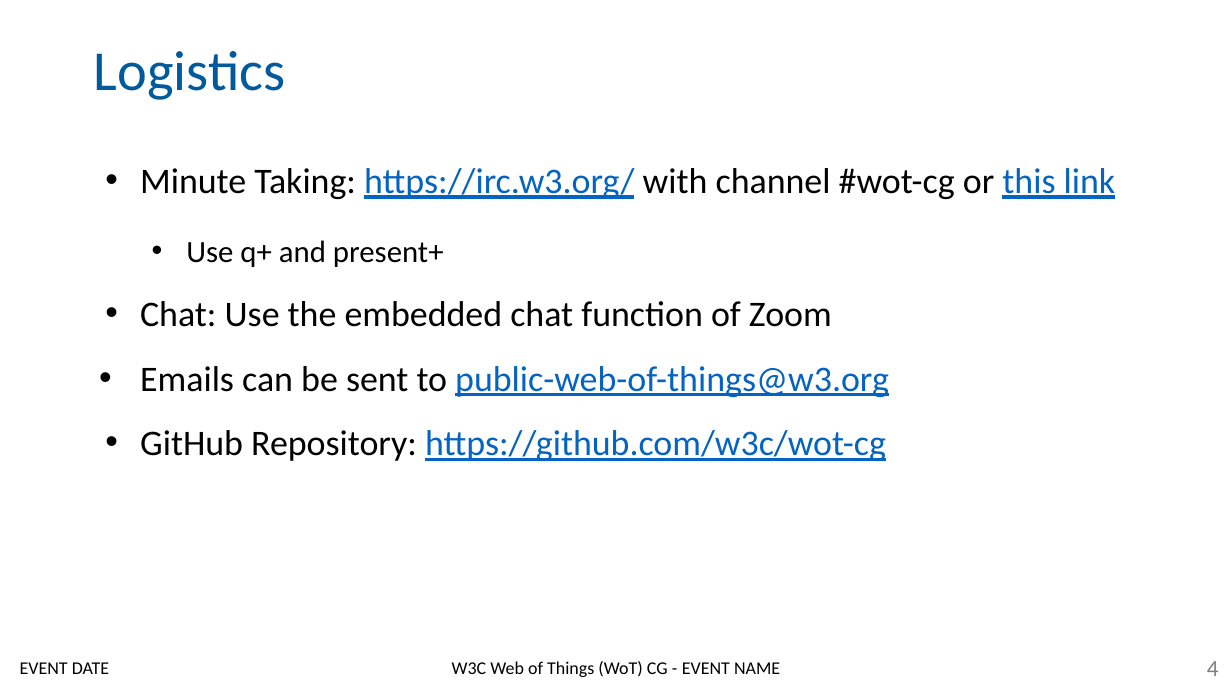
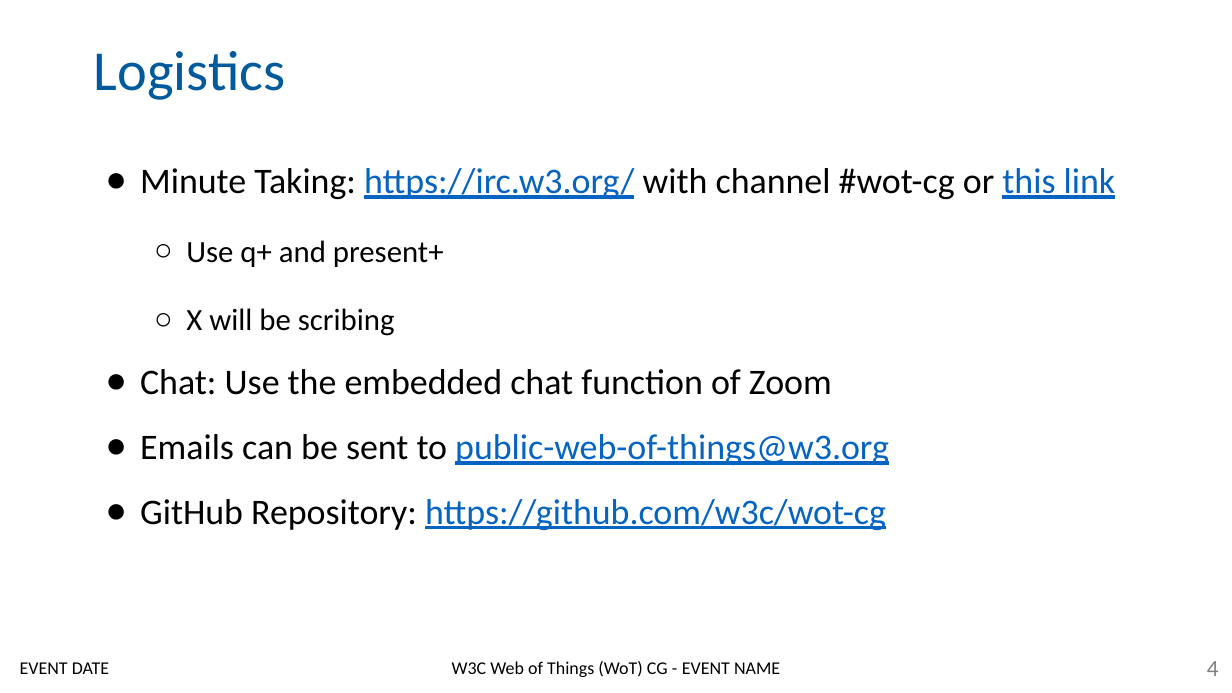
Before and after one commit to w3c/wot-cg, a slide deck: slide 4 of Presentations/Templates/WoT-CG-Template.pptx. Drawn at 1232x693 pixels with LibreOffice and Linux fonts; fonts in the diff are those of the drawing; background and template pictures are left out. Boxes give left, top, right and bottom in pixels: in the first picture for what was removed or moved away, otherwise in the second. Text is boxed around its words. In the diff, an @@ line names an element or a change of style, - is before the commit and + after.

```diff
--- a/Presentations/Templates/WoT-CG-Template.pptx
+++ b/Presentations/Templates/WoT-CG-Template.pptx
@@ text at [140,168,1116,530]: bullet • to ●; bullet • to ○ @@
@@ text at [186,308,395,336]: paragraph added @@
+  ○ X will be scribing
```
Also in this commit, not shown: 5 other slides changed, 1 slide added, 1 other file.
